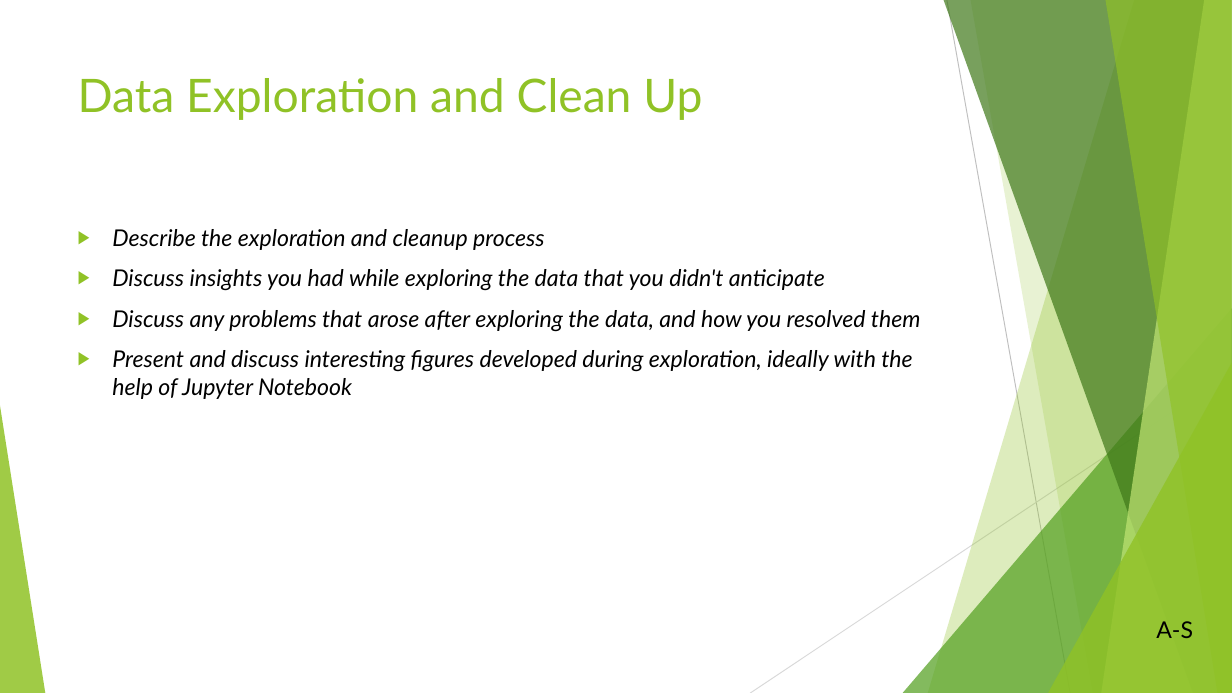
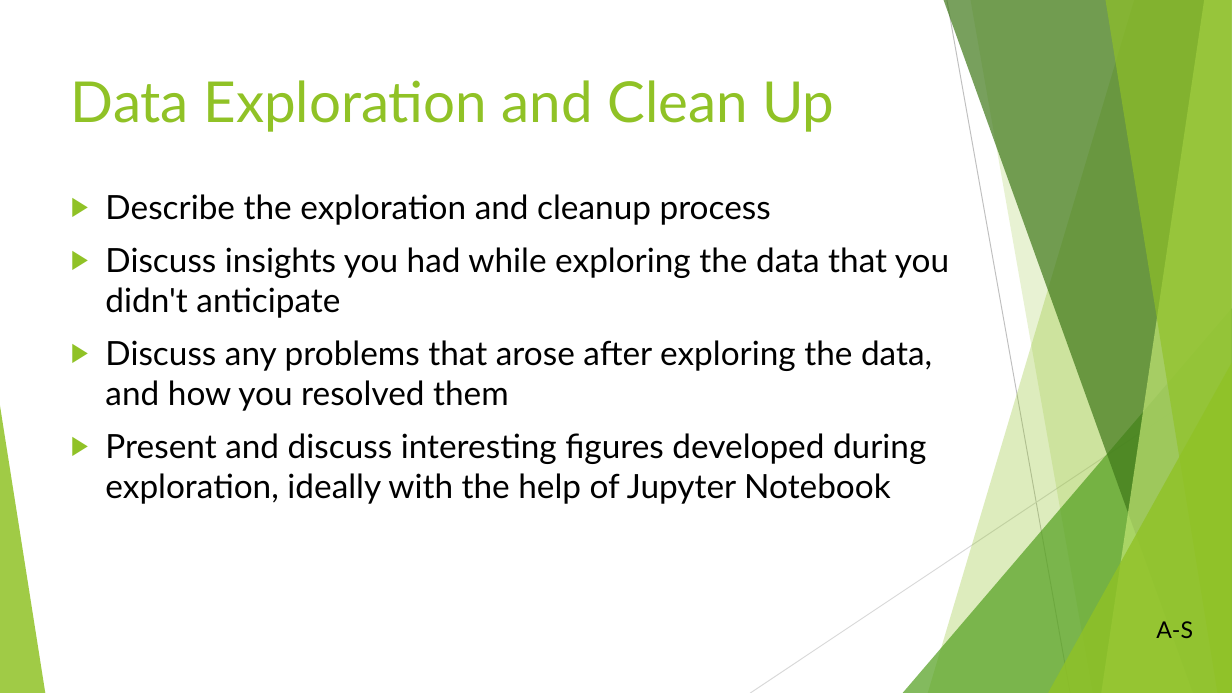
Before and after one commit to Fescamil1/Project_1_Housing_Market_Analysis, a slide deck: slide 5 of Texas Housing Market Analysis PowerPoint.pptx. Drawn at 1232x693 pixels with LibreOffice and Linux fonts; fonts in the diff are those of the drawing. Boxes give left, top, right and bottom in pixels: in the first picture for what was removed or moved away, otherwise in the second. Text is boxed around its words. In the diff, an @@ line names an element or a change of style, - is before the commit and + after.

```diff
--- a/Texas Housing Market Analysis PowerPoint.pptx
+++ b/Texas Housing Market Analysis PowerPoint.pptx
@@ title "Data Exploration and Clean Up" at (71,80,834,132): size 36 to 44 pt @@
@@ text "Describe the exploration and cleanup ...": place and size @@
-text "Describe the exploration and cleanup ..." at (112,229,921,399)
+text "Describe the exploration and cleanup ..." at (105,194,949,504)
@@ text "Describe the exploration and cleanup ..." at (105,194,949,504): size 18 to 26 pt, italic off @@
```
Also in this commit, not shown: 10 other slides changed, 2 slides added, 2 slides removed, 1 other file.
